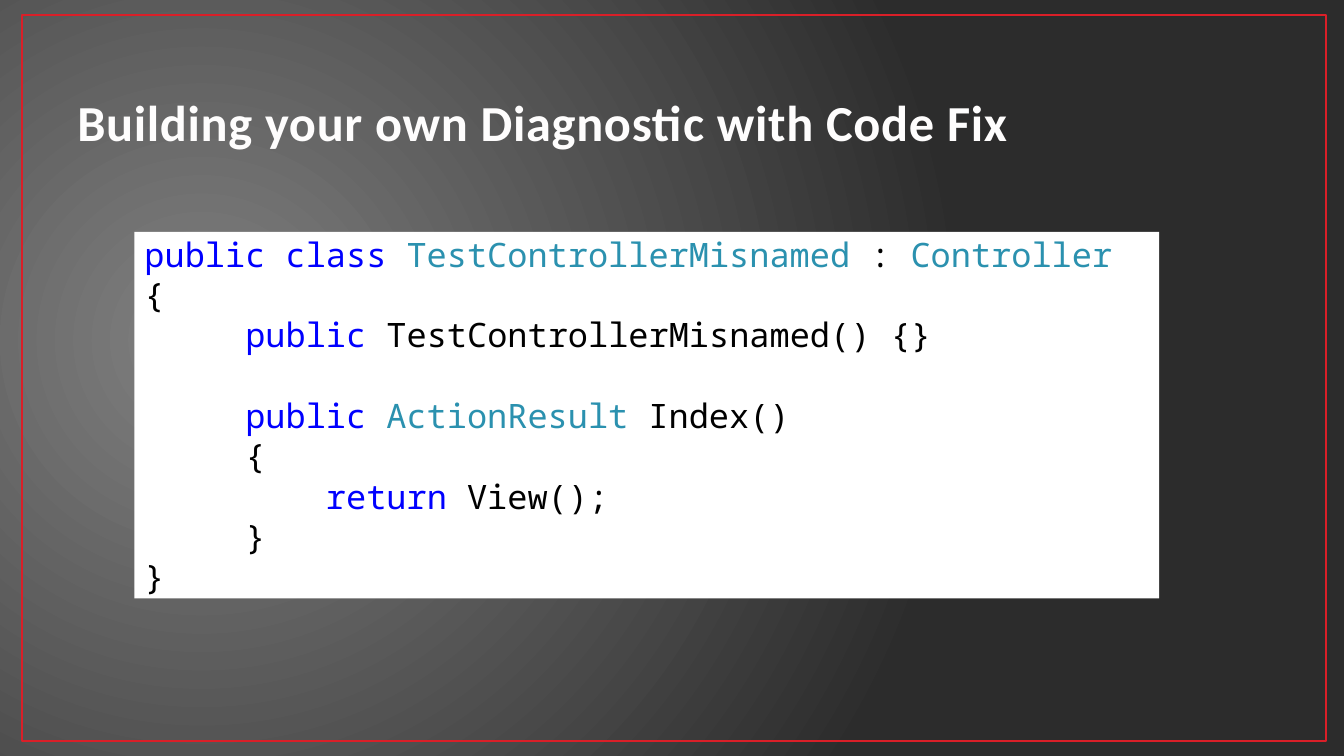
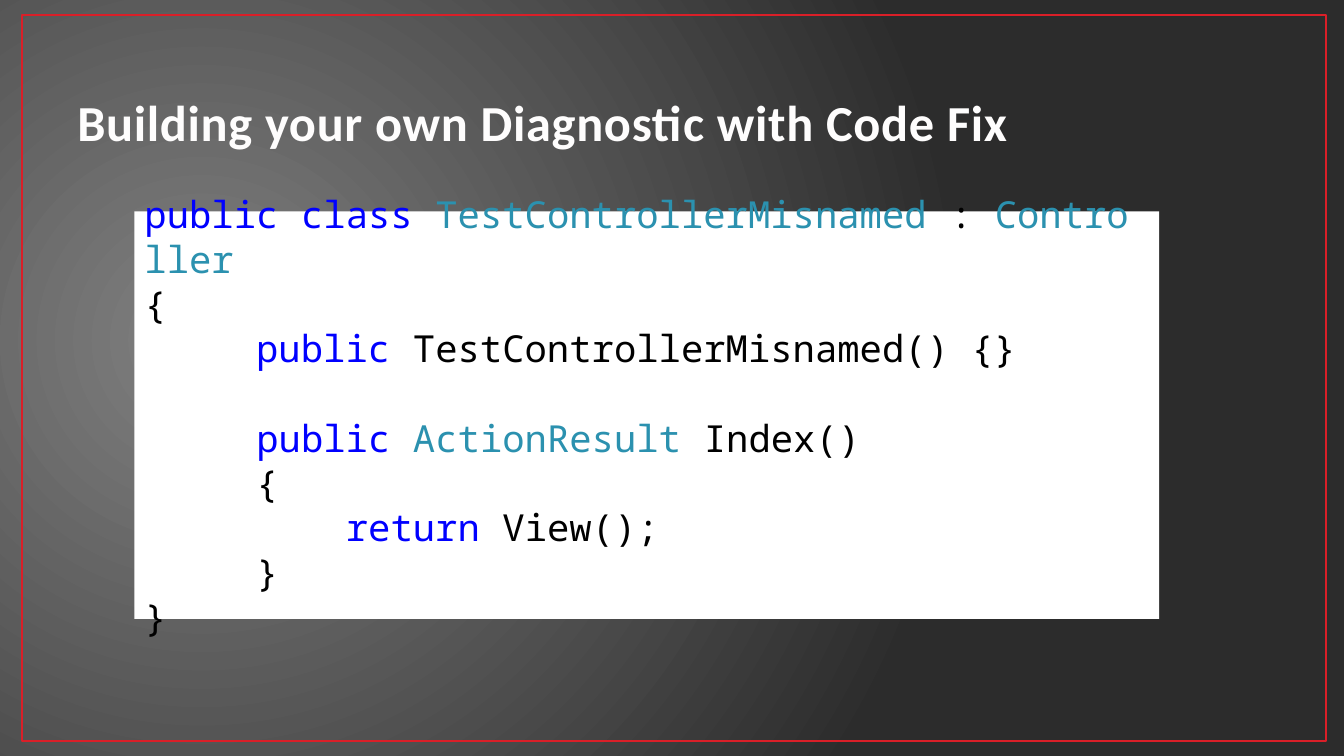
Before and after one commit to jwooley/RoslynAndYou, a slide deck: slide 15 of RoslynAndYou.pptx (slide 13 before the commit). Drawn at 1344x756 pixels with LibreOffice and Linux fonts; fonts in the diff are those of the drawing. Boxes give left, top, right and bottom in pixels: in the first picture for what was removed or moved away, otherwise in the second. Text is boxed around its words. In the diff, an @@ line names an element or a change of style, - is before the commit and + after.

```diff
--- a/RoslynAndYou.pptx
+++ b/RoslynAndYou.pptx
@@ text "public class TestControllerMisnamed : Controller": place and size @@
-text "public class TestControllerMisnamed : Controller" at bbox=[134, 227, 1159, 604]
+text "public class TestControllerMisnamed : Controller" at bbox=[134, 207, 1159, 624]
@@ text "public class TestControllerMisnamed : Controller" at bbox=[134, 207, 1159, 624]: size 24 to 26.7 pt @@
```
Also in this commit, not shown: 8 other slides changed, 3 slides added, 1 slide removed.
